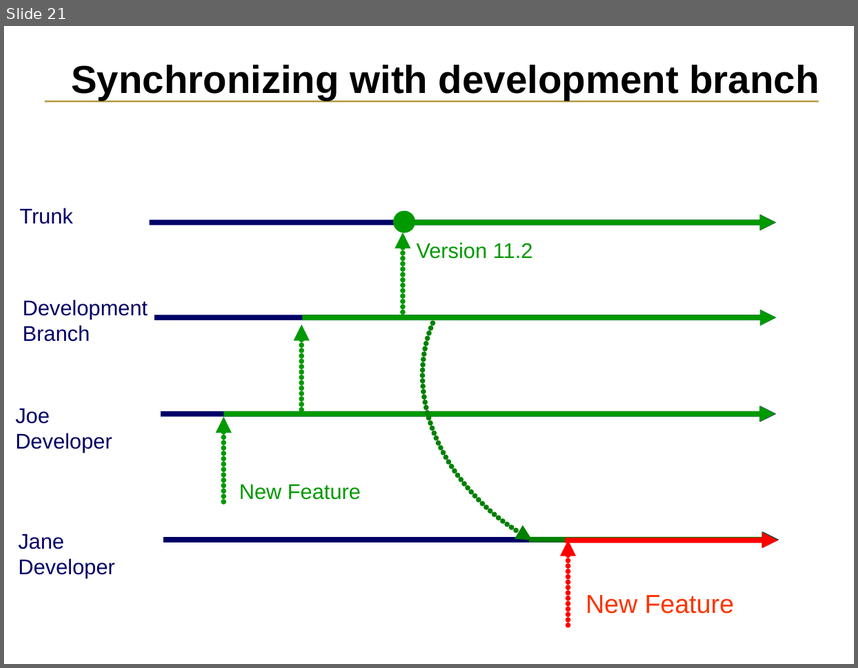
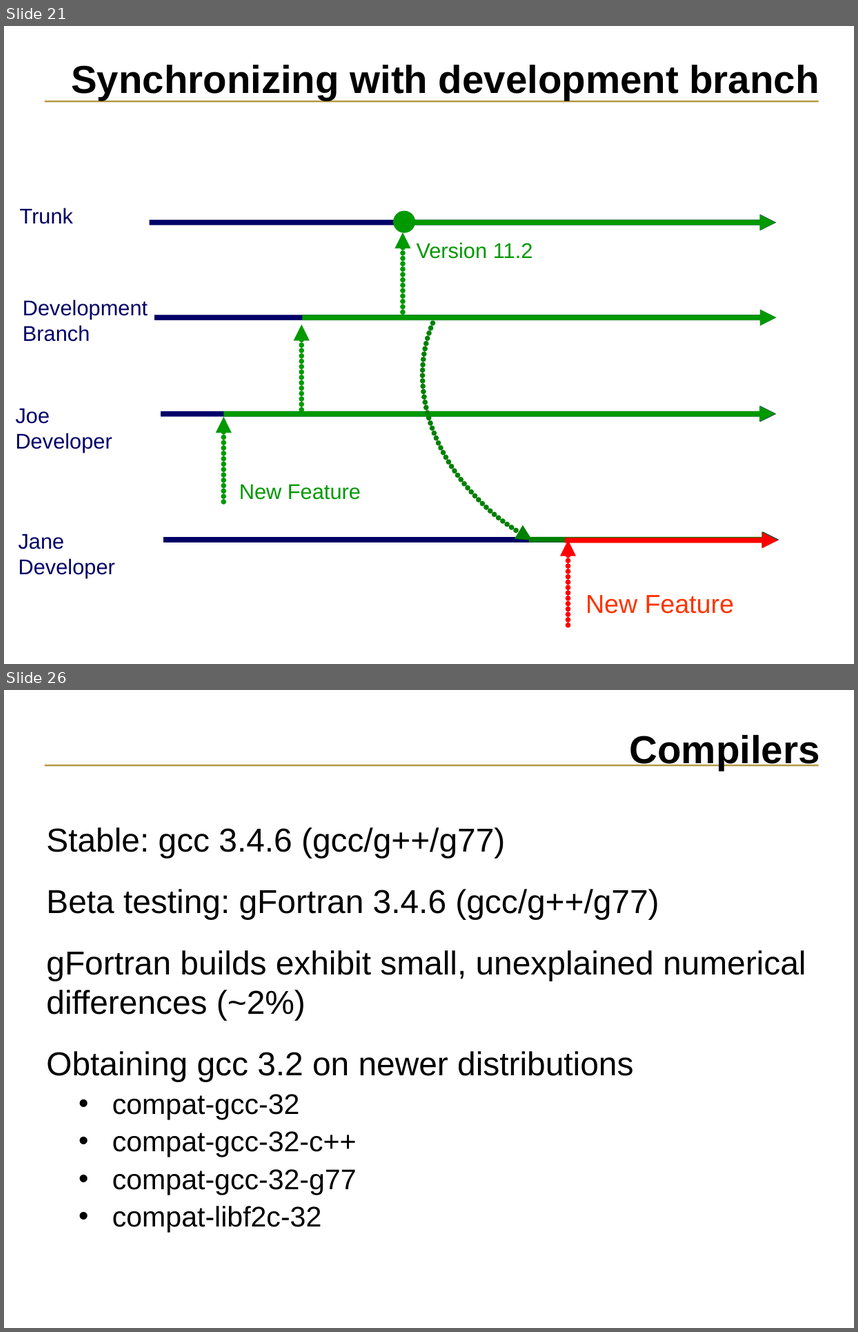
Before and after one commit to ESP-rCommunity/ESPrExtras, a slide deck: training/NRCan_course_materials/svn_tutorial/ESP-r_source_code.ppt. Shown one above the other, each under a label of ours: slide 21 before the commit, slides 21 and 26 after it; the slides between them are not shown. The pictures are 858x668 and 858x1332 pixels, drawn with LibreOffice and Linux fonts; fonts in the diff are those of the drawing. Boxes give left, top, right and bottom in pixels: in the first picture for what was removed or moved away, otherwise in the second. Text is boxed around its words. In the diff, an @@ line names an element or a change of style, - is before the commit and + after.

```diff
--- a/training/NRCan_course_materials/svn_tutorial/ESP-r_source_code.ppt
+++ b/training/NRCan_course_materials/svn_tutorial/ESP-r_source_code.ppt
@@ slide 26 added at <box>4,690,854,1328</box>, background #FFFFFF; not listed: 1 template element that a slide beside it also shows @@
@@ title added at <box>630,735,820,770</box>, 33 pt, text #000000, bold @@
+Compilers
@@ text added at <box>46,827,806,1232</box>, 28 pt, text #000000 @@
+Stable: gcc 3.4.6 (gcc/g++/g77)
+Beta testing: gFortran 3.4.6 (gcc/g++/g77)
+gFortran builds exhibit small, unexplained numerical differences (~2%)
+Obtaining gcc 3.2 on newer distributions
+  • compat-gcc-32
+  • compat-gcc-32-c++
+  • compat-gcc-32-g77
+  • compat-libf2c-32
```
Also in this commit, not shown: 1 slide changed, 4 other slides added, 1 other file.
